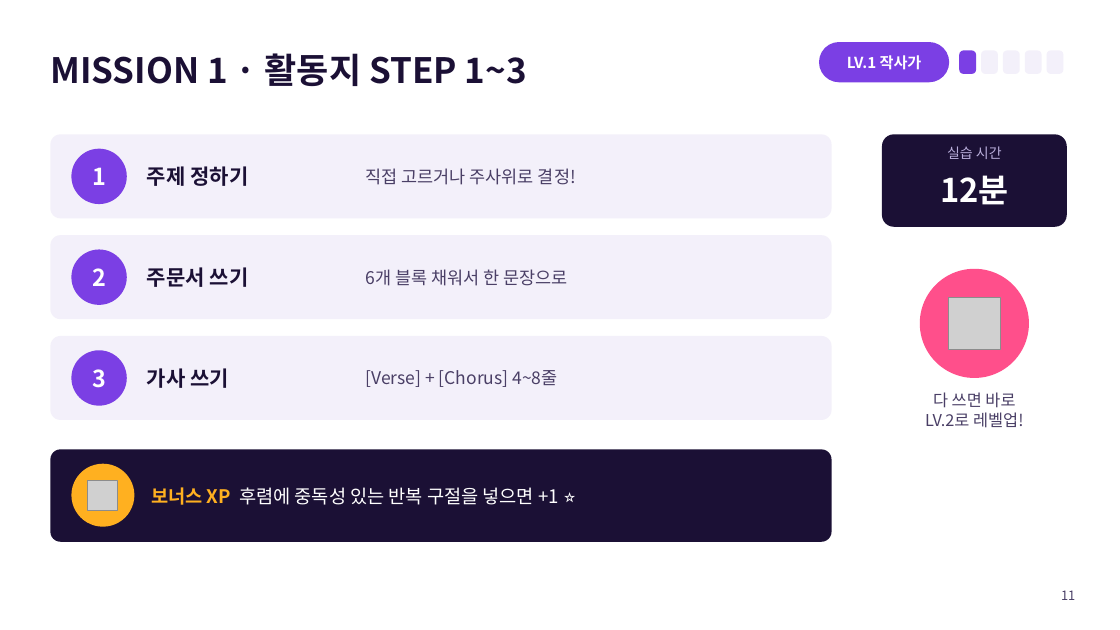
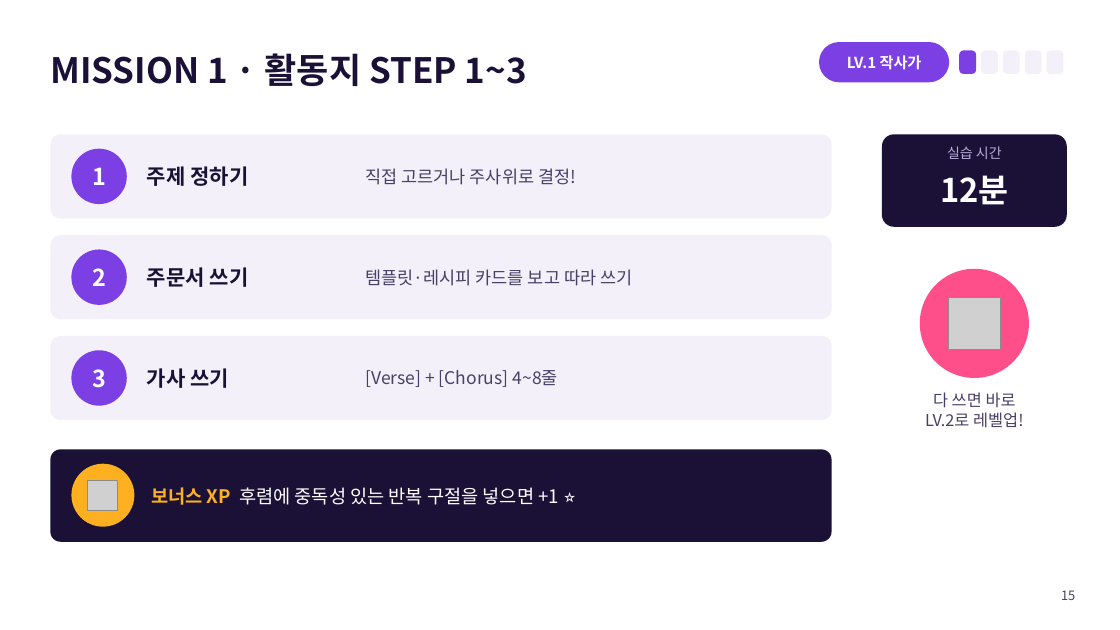
Before and after one commit to jisun294020-ops/school, a slide deck: slide 15 of 평택여고_2026-10-21/PPT_중학생용_AI프로듀서_게임수업.pptx (slide 11 before the commit). Drawn at 1120x630 pixels with LibreOffice and Linux fonts; fonts in the diff are those of the drawing; grey boxes stand for pictures. Boxes give left, top, right and bottom in pixels: in the first picture for what was removed or moved away, otherwise in the second. Text is boxed around its words. In the diff, an @@ line names an element or a change of style, - is before the commit and + after.

```diff
--- a/평택여고_2026-10-21/PPT_중학생용_AI프로듀서_게임수업.pptx
+++ b/평택여고_2026-10-21/PPT_중학생용_AI프로듀서_게임수업.pptx
@@ text at [365, 269, 632, 286]: text changed @@
-6개 블록 채워서 한 문장으로
+템플릿·레시피 카드를 보고 따라 쓰기
@@ page number at [1061, 590, 1075, 600]: text changed @@
-11
+15
```
Also in this commit, not shown: 1 other slide changed, 5 slides added, 2 other files.
